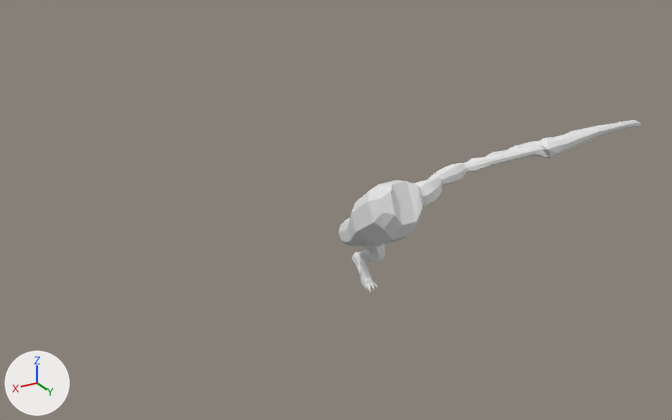
An edit to the Blender file Objects3D/Jungla/dragon.blend, drawn before and after from the same camera.
Both versions are drawn from a 50 mm lens placed at (418.0, 638.0, 407.0), pointed at (41.0, 9.0, 92.0). The axes (+X, +Y, +Z) are drawn at lower left. The lights are the same throughout.

Objects in the first picture: 'Cube', 'ala1', 'torso'.
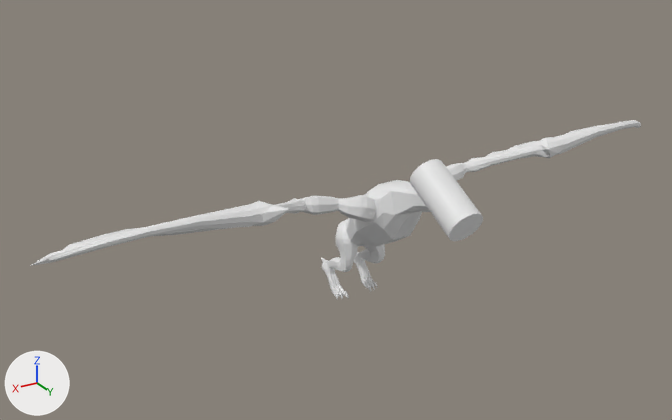
The newer file is also turned or shifted as a whole; pictures and numbers use the older file's frame.

Location of each change, (x1, y1, x2, y2) in pixels of the pictures (672 x 420 px):
'alai', added: after (30, 195, 376, 266)
'torso', reshaped: before (339, 180, 423, 247); after (346, 180, 430, 247)
'Cylinder', added: after (410, 159, 483, 241)
'muslod', added: after (327, 220, 358, 272)
'pied', added: after (322, 260, 343, 297)
'piei', added: after (354, 252, 374, 288)
'Cube', deleted: before (352, 252, 373, 288)
part 1 of me_cube_002, built on: before (391, 181, 422, 225); after (391, 181, 430, 225)

The change in detail:
me_cube_002 is used by ob_torso; location (1.6, -1.4, 65.4); rotation (0.373, 0.0, 0.0), in degrees (21, 0, 0); scale (28.8, 91.2, 14.7).
me_cube_002 had 120 vertices, 118 faces and spanned x -0.89..0.89, y -0.46..0.77, z -1.31..2.5.
me_cube_002 now has 172 vertices, 165 faces and spans x -0.89..0.89, y -0.54..1.31, z -1.31..2.5.
Part 1, on me_cube_002:
3 faces are deleted.
40 vertices are added at x -0.38..0.38, y 0.88..1.31, z 0.67..2.12.
43 new faces join them.
Mesh me_cube_1 is new.
It has 265 vertices, 264 faces and spans x -44.0..76.0, y -125.0..119.0, z -60.0..33.0.
It uses material mat_material (white #e7e7e7).
Mesh me_cube_004_1 is new.
It has 218 vertices, 216 faces and spans x -1.2..1.1, y -0.8..0.8, z -7.5..7.8.
Mesh me_cube_009 is new.
It has 176 vertices, 169 faces and spans x -6.1..4.4, y -61.9..49.4, z -54.4..73.6.
It uses material mat_material (white #e7e7e7).
Mesh me_cube_010 is new.
It has 218 vertices, 216 faces and spans x -1.1..1.2, y -0.8..0.8, z -7.5..7.8.
Mesh me_cylinder is new.
It is a 32-sided cylinder along z spanning x -1.0..1.0, y -1.0..1.0, z -1.0..1.0.
Object 'Cube' (ob_cube) is deleted.
Object 'alai' (ob_alai) is new; it shows me_cube_1.
Its location is (119.1, 39.0, 116.2).
Its rotation in degrees is (21, 0, 0).
Its scale is (2.4, 0.455, 0.455).
Object 'piei' (ob_piei) is new; it shows me_cube_004_1.
Its location is (-15.6, -35.3, 1.9).
Its rotation in degrees is (5, 0, -180).
Its scale is (4.73, 19.0, 1.67).
Object 'muslod' (ob_muslod) is new; it shows me_cube_009.
Its location is (16.2, -21.8, 32.4).
Its rotation in degrees is (7.4, -1.1, 8.5).
Its scale is (2.19, 0.415, 0.415).
Object 'pied' (ob_pied) is new; it shows me_cube_010.
Its location is (18.9, -35.3, 1.9).
Its rotation in degrees is (5, 0, -180).
Its scale is (4.73, 19.0, 1.67).
Object 'Cylinder' (ob_cylinder) is new; it shows me_cylinder.
Its location is (1.3, 108.2, 128.5).
Its rotation in degrees is (-63, 0, -180).
Its scale is (15.2, 15.2, 29.6).
